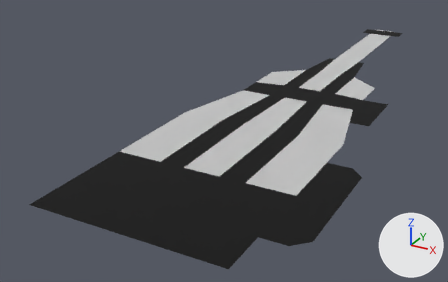
Before and after pictures for a commit that changed the FBX model fbx/Guns/FirstGun.fbx.
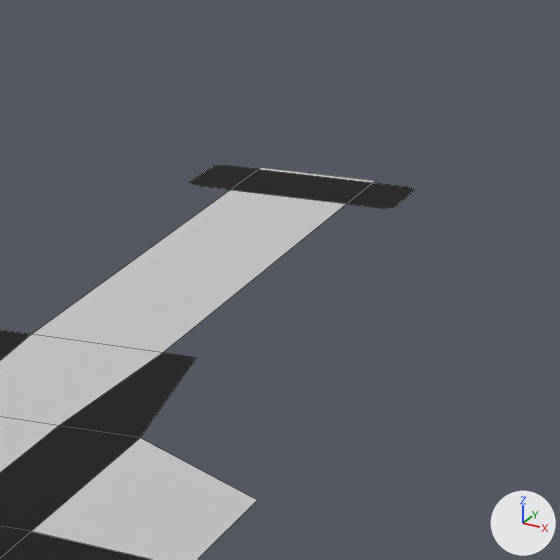
Each version appears first whole from a 50 mm camera at (0.052, -0.11, 0.0502) aimed at (-0.0173, 0.0161, -0.0128), and next in a close-up on the part from 74% to 96% of the width and 0% to 35% of the height. Arrows for +X, +Y and +Z are at lower right; the lights stay in place. The close-ups show mesh edges as thin lines.
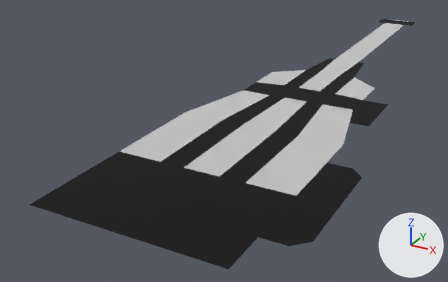
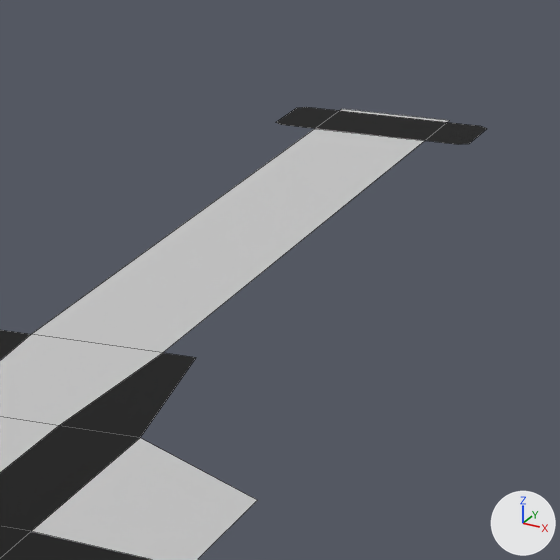
The newer file is also rescaled (x0.947), turned or shifted as a whole; pictures and numbers use the older file's frame.

Where the change shows, as pixel boxes [x1, y1, x2, y2] in the close-ups (560 x 560 px; the box of a moved part takes in the faces that stretch with it):
'Plane.001', reshaped
    before: [0, 166, 414, 560]
    after: [0, 107, 487, 560]
part 1 of me_plane_003, moved or reshaped
    before: [32, 166, 414, 353]
    after: [32, 107, 487, 353]

What changed in the scene script:
```text
Change me_plane_003:
    where me_plane_003.from_pydata(...)  # 79 vertices, 51 faces; spans x -0.0185..0.0261, y -0.0476..0.0978, z 0.0
    used by ob_plane_001; location = (0.0, 0.0, 0.0)
    me_plane_003 part 1: all 14 vertices in x -0.006..0.006, y 0.0914..0.0978, z 0.0 are moved by (0.0, 0.018, 0.0)
```
